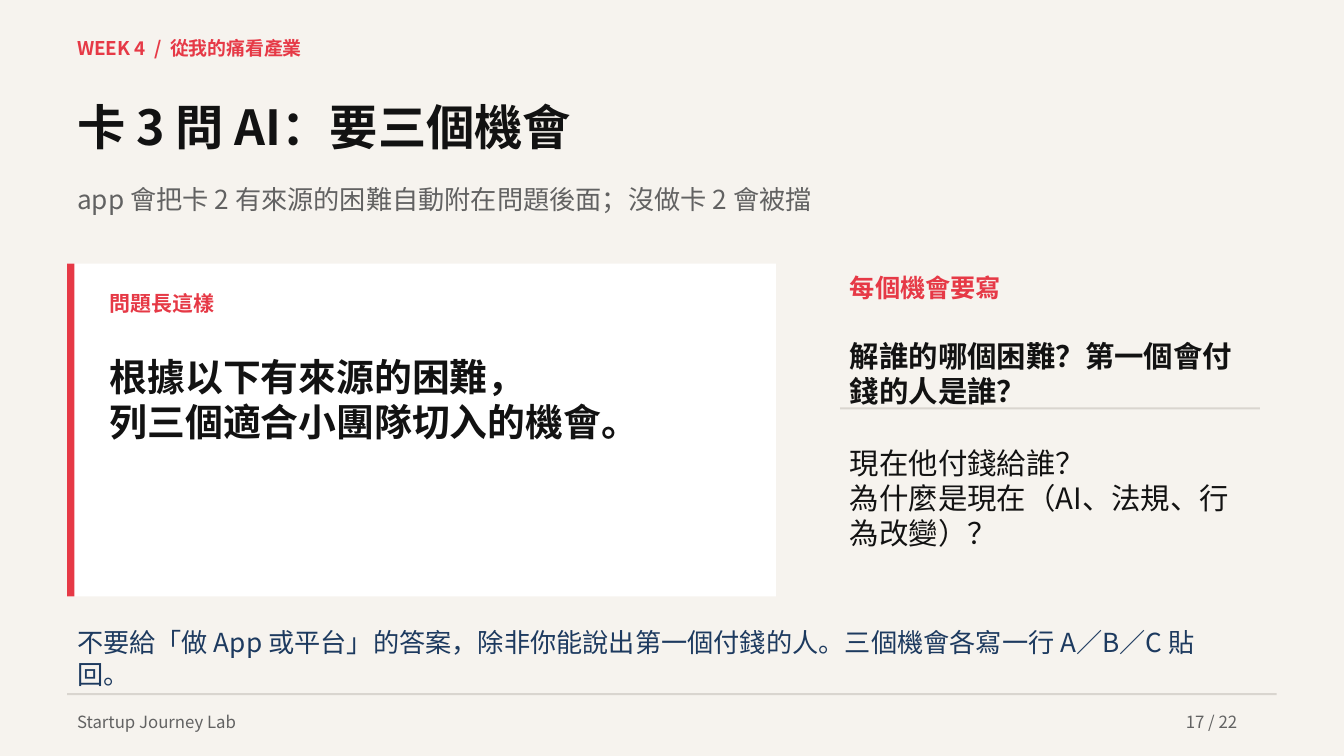
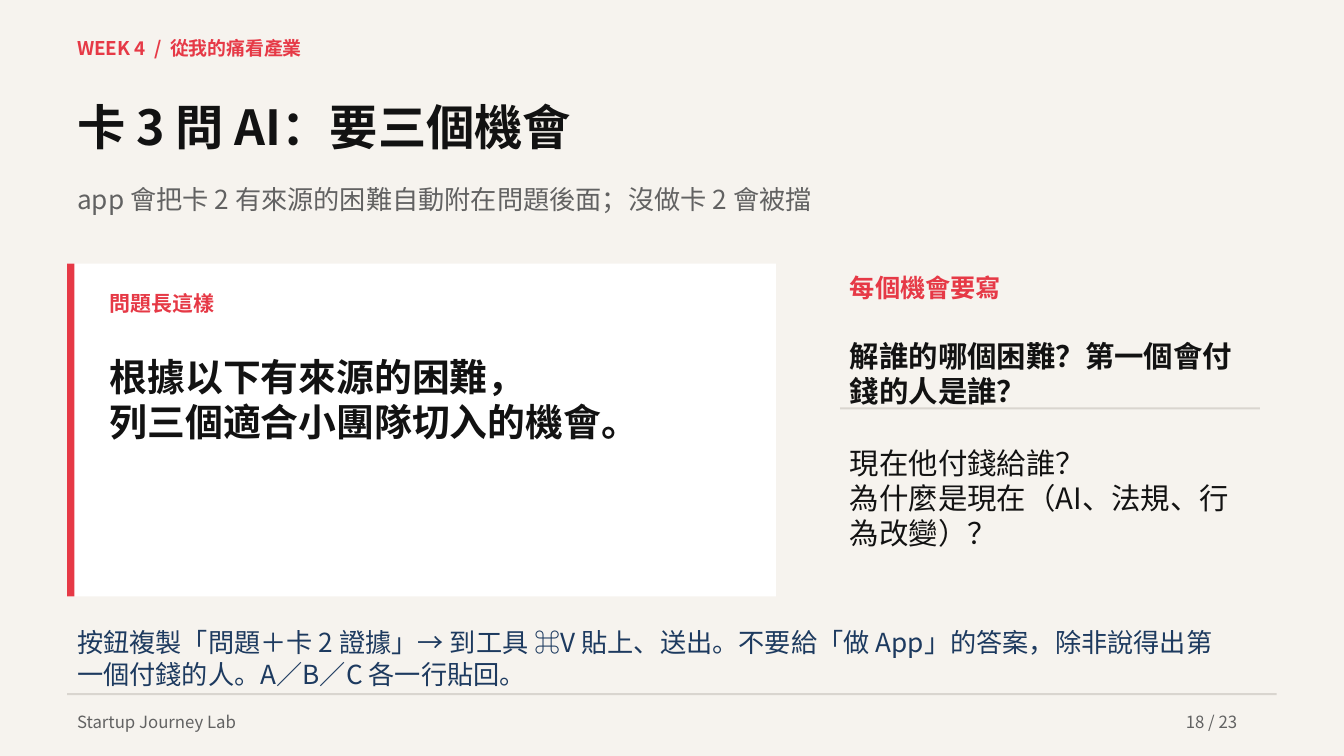
Before and after one commit to hpyuan1220/startup-journey-lab-app, a slide deck: slide 18 of materials/Week4_教學簡報.pptx (slide 17 before the commit). Drawn at 1344x756 pixels with LibreOffice and Linux fonts; fonts in the diff are those of the drawing. Boxes give left, top, right and bottom in pixels: in the first picture for what was removed or moved away, otherwise in the second. Text is boxed around its words. In the diff, an @@ line names an element or a change of style, - is before the commit and + after.

```diff
--- a/materials/Week4_教學簡報.pptx
+++ b/materials/Week4_教學簡報.pptx
@@ text at <box>77,630,1213,687</box>: text changed @@
-不要給「做 App 或平台」的答案，除非你能說出第一個付錢的人。三個機會各寫一行 A／B／C 貼回。
+按鈕複製「問題＋卡 2 證據」→ 到工具 ⌘V 貼上、送出。不要給「做 App」的答案，除非說得出第一個付錢的人。A／B／C 各一行貼回。
@@ text at <box>1186,715,1238,728</box>: text changed @@
-17 / 22
+18 / 23
```
Also in this commit, not shown: 21 other slides changed, 1 slide added, 7 other files.
